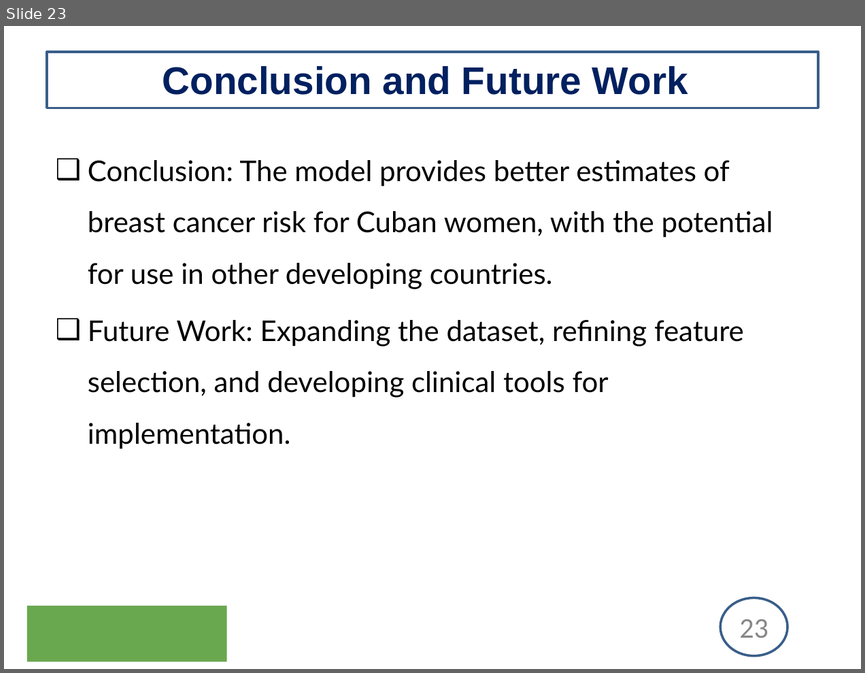
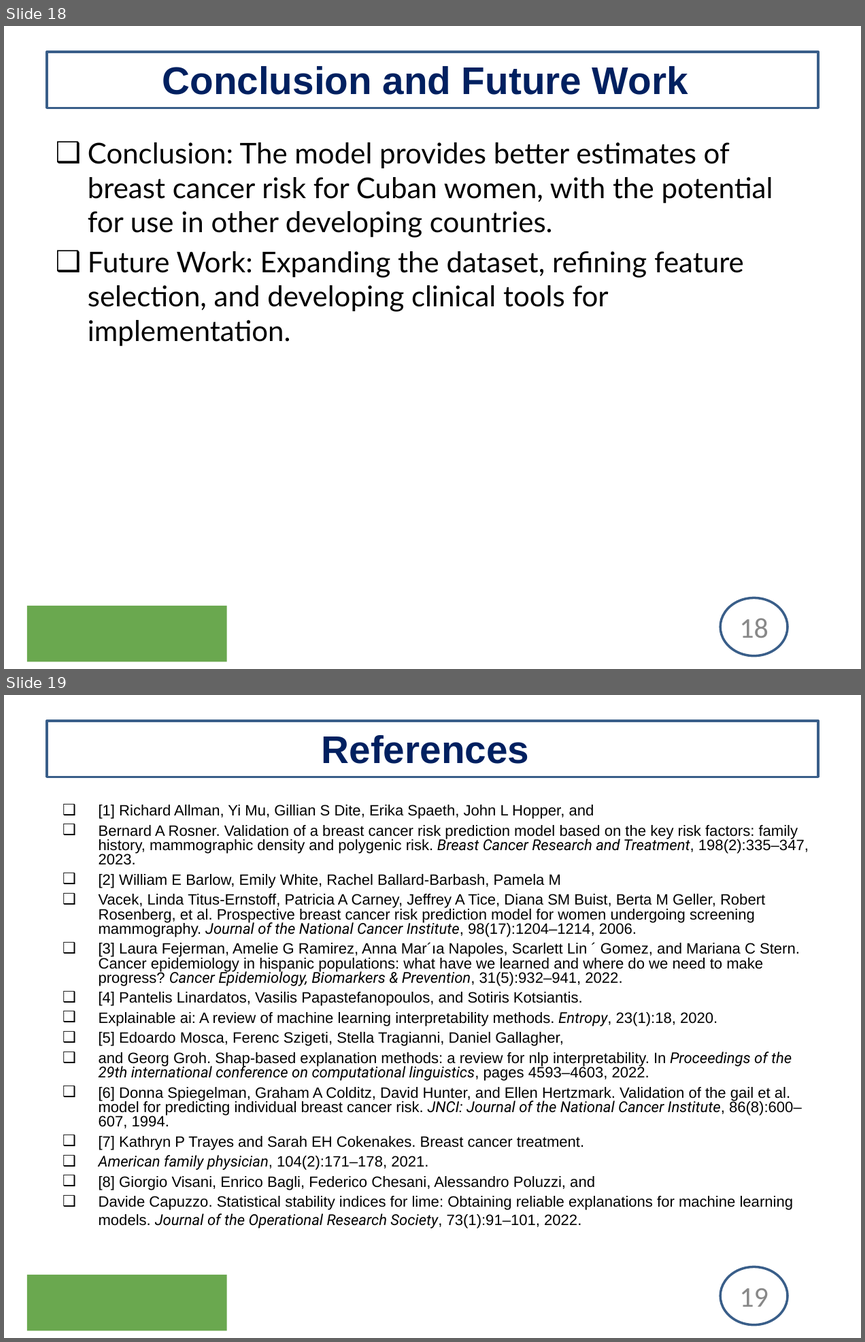
Before and after one commit to uginm102/MCSC-MUK, a slide deck: MCS7103-MachineLearning/Presentation.pptx. Shown one above the other, each under a label of ours: slide 23 before the commit, slides 18 and 19 after it. The pictures are 865x673 and 865x1342 pixels, drawn with LibreOffice and Linux fonts; fonts in the diff are those of the drawing; background and template pictures are left out. Boxes give left, top, right and bottom in pixels: in the first picture for what was removed or moved away, otherwise in the second. Text is boxed around its words. In the diff, an @@ line names an element or a change of style, - is before the commit and + after.

```diff
--- a/MCS7103-MachineLearning/Presentation.pptx
+++ b/MCS7103-MachineLearning/Presentation.pptx
@@ slide 19 added at (x1=4, y1=695, x2=861, y2=1338), background #FFFFFF; not listed: 4 template elements that a slide beside it also shows @@
@@ title added at (x1=322, y1=735, x2=530, y2=764), 32.4 pt, text #002060, bold @@
+References
@@ text added at (x1=99, y1=804, x2=808, y2=1228), 12.6 pt, text #000000 @@
+❑ [1] Richard Allman, Yi Mu, Gillian S Dite, Erika Spaeth, John L Hopper, and
+❑ Bernard A Rosner. Validation of a breast cancer risk prediction model based on the key risk factors: family history, mammographic density and polygenic risk. Breast Cancer Research and Treatment, 198(2):335–347, 2023.
+❑ [2] William E Barlow, Emily White, Rachel Ballard-Barbash, Pamela M
+❑ Vacek, Linda Titus-Ernstoff, Patricia A Carney, Jeffrey A Tice, Diana SM Buist, Berta M Geller, Robert Rosenberg, et al. Prospective breast cancer risk prediction model for women undergoing screening mammography. Journal of the National Cancer Institute, 98(17):1204–1214, 2006.
+❑ [3] Laura Fejerman, Amelie G Ramirez, Anna Mar´ıa Napoles, Scarlett Lin ´ Gomez, and Mariana C Stern. Cancer epidemiology in hispanic populations: what have we learned and where do we need to make progress? Cancer Epidemiology, Biomarkers & Prevention, 31(5):932–941, 2022.
+❑ [4] Pantelis Linardatos, Vasilis Papastefanopoulos, and Sotiris Kotsiantis.
+❑ Explainable ai: A review of machine learning interpretability methods. Entropy, 23(1):18, 2020.
+❑ [5] Edoardo Mosca, Ferenc Szigeti, Stella Tragianni, Daniel Gallagher,
+❑ and Georg Groh. Shap-based explanation methods: a review for nlp interpretability. In Proceedings of the 29th international conference on computational linguistics, pages 4593–4603, 2022.
+❑ [6] Donna Spiegelman, Graham A Colditz, David Hunter, and Ellen Hertzmark. Validation of the gail et al. model for predicting individual breast cancer risk. JNCI: Journal of the National Cancer Institute, 86(8):600– 607, 1994.
+❑ [7] Kathryn P Trayes and Sarah EH Cokenakes. Breast cancer treatment.
+❑ American family physician, 104(2):171–178, 2021.
+❑ [8] Giorgio Visani, Enrico Bagli, Federico Chesani, Alessandro Poluzzi, and
+❑ Davide Capuzzo. Statistical stability indices for lime: Obtaining reliable explanations for machine learning models. Journal of the Operational Research Society, 73(1):91–101, 2022.
@@ what was slide 23 is now slide 18 @@
@@ slide 18 changed as well @@
@@ text "Conclusion: The model provides better ..." at (x1=88, y1=142, x2=773, y2=346): line spacing 1.5 to 1 @@
@@ page number at (x1=739, y1=618, x2=768, y2=637): text changed @@
-23
+18
```
Also in this commit, not shown: 9 other slides changed, 4 other slides added, 10 slides removed.
